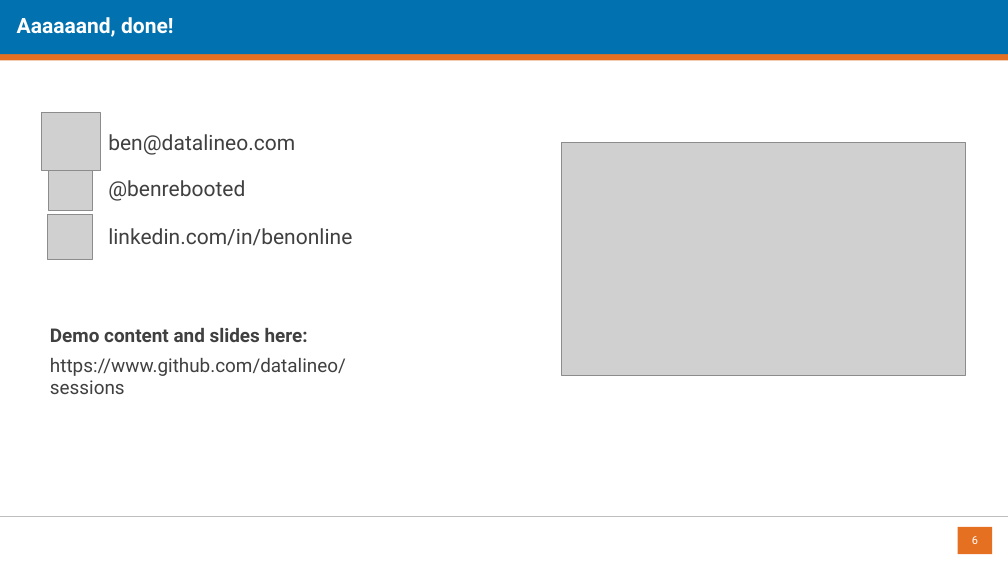
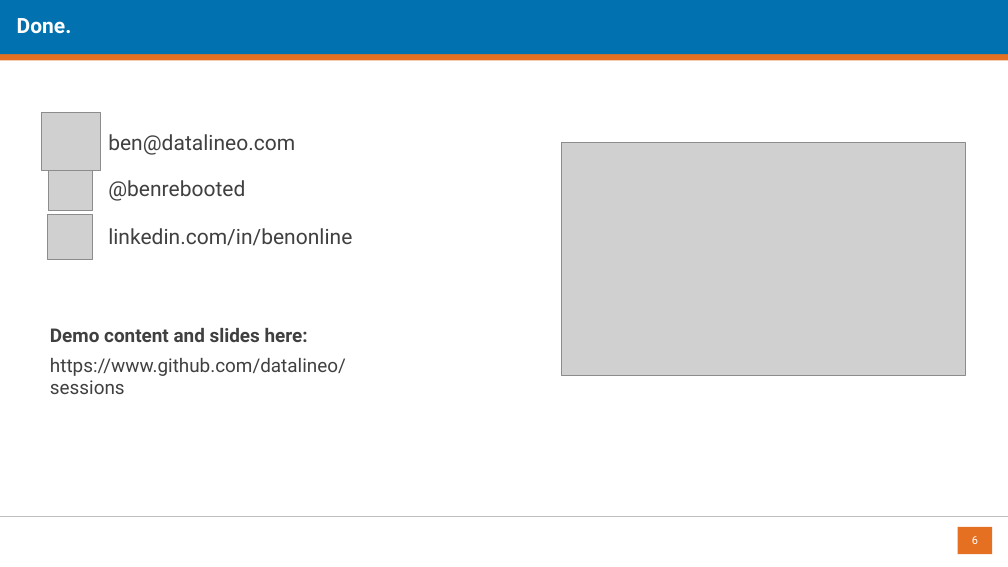
Before and after one commit to datalineo/sessions, a slide deck: slide 6 of Power Automate Image Analytics/Power Automate Image Analytics.pptx. Drawn at 1008x567 pixels with LibreOffice and Linux fonts; fonts in the diff are those of the drawing; grey boxes stand for pictures; background and template pictures are left out. Boxes give left, top, right and bottom in pixels: in the first picture for what was removed or moved away, otherwise in the second. Text is boxed around its words. In the diff, an @@ line names an element or a change of style, - is before the commit and + after.

```diff
--- a/Power Automate Image Analytics/Power Automate Image Analytics.pptx
+++ b/Power Automate Image Analytics/Power Automate Image Analytics.pptx
@@ title at (17,18,72,34): text changed @@
-Aaaaaand, done!
+Done.
```
Also in this commit, not shown: 2 other slides changed, 3 other files.
